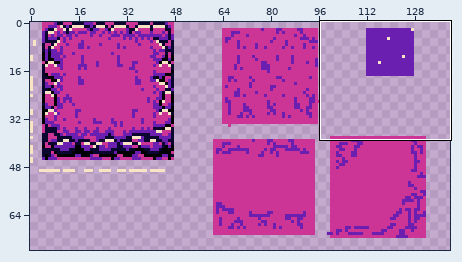
Two versions of one sprite sheet, Assets/Background/ground&water.png. The first picture is a wide view before the edit; the outline marks the close-up.
Close-up. First the earlier version:
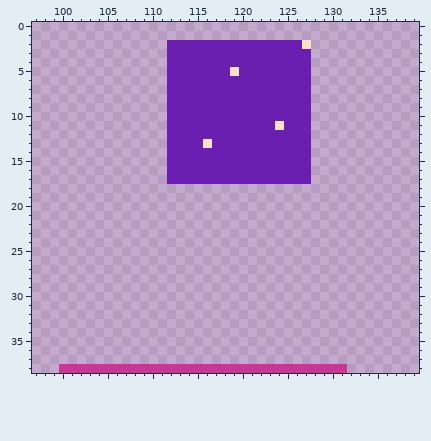
The file is 140x78 pixels. Shown: x 97..139, y 0..38. The wide view leaves out empty margins. The commit also changed other parts of the picture, which this record leaves out.
The result:
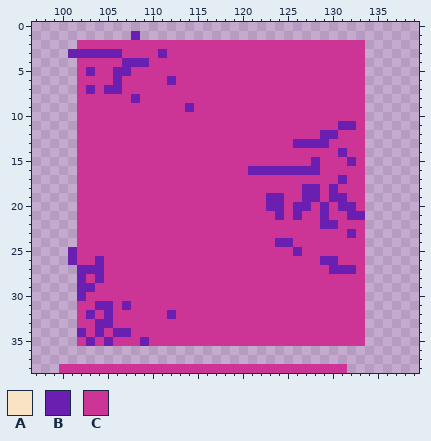
Palette (. is transparent): A #f8e3c4  B #6b1fb1  C #cc3495
Edits made:
Colour B is added in row 1 at x 108; in row 3 at x 101 to 106 and 111; in row 4 at x 107 to 109; in row 5 at x 103 and 106 to 107; in row 6 at x 106; in row 7 at x 103 and 105 to 106.
Colour B is added in row 8 at x 108; in row 11 at x 131 to 132; in row 12 at x 129 to 130; in row 13 at x 128 to 129; in row 14 at x 131; in row 15 at x 128 and 132.
Colour B is added in row 16 at x 128; in row 17 at x 131; in row 18 at x 127 to 128 and 130; in row 19 at x 123 to 124, 127 to 128 and 130 to 131; in row 20 at x 123 to 124, 126 to 127, 129 and 131 to 132; in row 21 at x 124, 126, 129 and 132 to 133.
Colour B is added in row 22 at x 129 to 130; in row 23 at x 132; in row 24 at x 124 to 125; in row 25 at x 101 and 126; in row 26 at x 101, 104 and 129 to 130; in row 27 at x 102 to 104 and 130 to 132.
Colour B is added in row 28 at x 102 and 104; in row 29 at x 102 to 103; in row 30 at x 102; in row 31 at x 104 to 105 and 107; in row 32 at x 103, 105 and 112; in row 33 at x 104 to 105.
Colour B is added in row 34 at x 102, 104 and 106 to 107; in row 35 at x 103, 105 and 109.
Colour C is added in row 2 at x 102 to 111 and 128 to 133; in row 3 at x 107 to 110 and 128 to 133; in row 4 at x 102 to 106, 110 to 111 and 128 to 133; in row 5 at x 102, 104 to 105, 108 to 111 and 128 to 133; in row 6 at x 102 to 105, 107 to 111 and 128 to 133; in row 7 at x 102, 104, 107 to 111 and 128 to 133.
Colour C is added in row 8 at x 102 to 107, 109 to 111 and 128 to 133; in rows 9 to 10 at x 102 to 111 and 128 to 133; in row 11 at x 102 to 111, 128 to 130 and 133; in row 12 at x 102 to 111, 128 and 131 to 133; in row 13 at x 102 to 111 and 130 to 133; in row 14 at x 102 to 111, 128 to 130 and 132 to 133.
Colour C is added in row 15 at x 102 to 111, 129 to 131 and 133; in row 16 at x 102 to 111 and 129 to 133; in row 17 at x 102 to 111, 128 to 130 and 132 to 133; in row 18 at x 102 to 126, 129 and 131 to 133; in row 19 at x 102 to 122, 125 to 126, 129 and 132 to 133; in row 20 at x 102 to 122, 125, 128, 130 and 133.
Colour C is added in row 21 at x 102 to 123, 125, 127 to 128 and 130 to 131; in row 22 at x 102 to 128 and 131 to 133; in row 23 at x 102 to 131 and 133; in row 24 at x 102 to 123 and 126 to 133; in row 25 at x 102 to 125 and 127 to 133; in row 26 at x 102 to 103, 105 to 128 and 131 to 133.
Colour C is added in row 27 at x 105 to 129 and 133; in row 28 at x 103 and 105 to 133; in row 29 at x 104 to 133; in row 30 at x 103 to 133; in row 31 at x 102 to 103, 106 and 108 to 133; in row 32 at x 102, 104, 106 to 111 and 113 to 133.
Colour C is added in row 33 at x 102 to 103 and 106 to 133; in row 34 at x 103, 105 and 108 to 133; in row 35 at x 102, 104, 106 to 108 and 110 to 133.
Colour C replaces colour A in row 2 at x 127; in row 5 at x 119; in row 11 at x 124; in row 13 at x 116.
Colour C replaces colour B in row 2 at x 112 to 126; in rows 3 to 4 at x 112 to 127; in row 5 at x 112 to 118 and 120 to 127; in row 6 at x 113 to 127; in rows 7 to 8 at x 112 to 127; in row 9 at x 112 to 113 and 115 to 127.
Colour C replaces colour B in row 10 at x 112 to 127; in row 11 at x 112 to 123 and 125 to 127; in row 12 at x 112 to 127; in row 13 at x 112 to 115 and 117 to 125; in rows 14 to 15 at x 112 to 127; in row 16 at x 112 to 120.
Colour C replaces colour B in row 17 at x 112 to 127.
